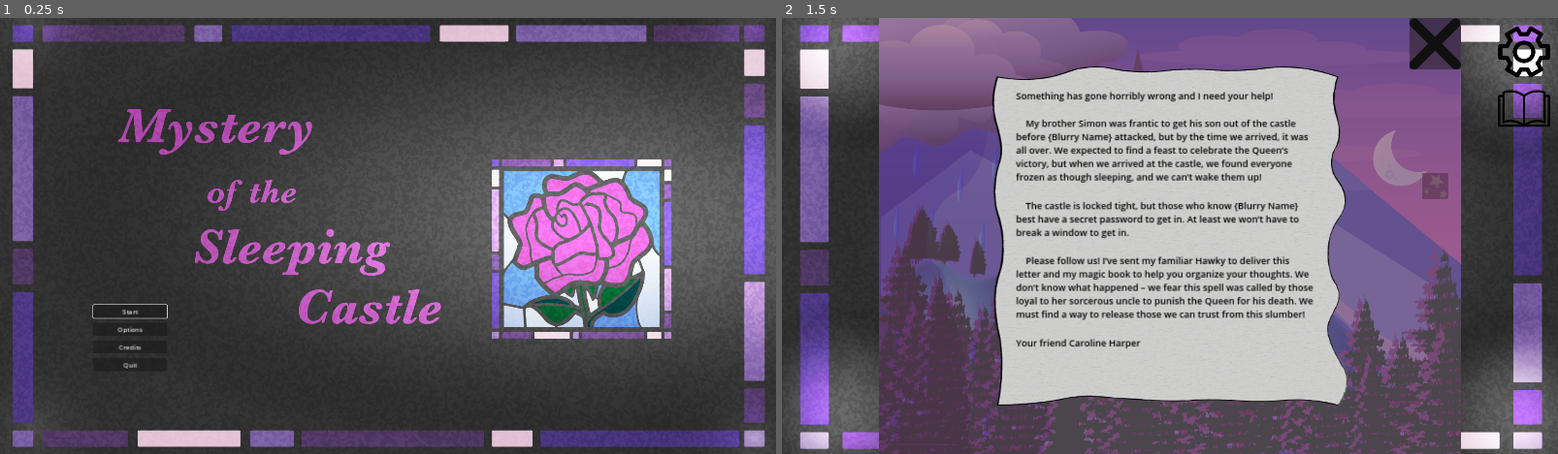
Above: before the commit, frames 1-2 (left to right).
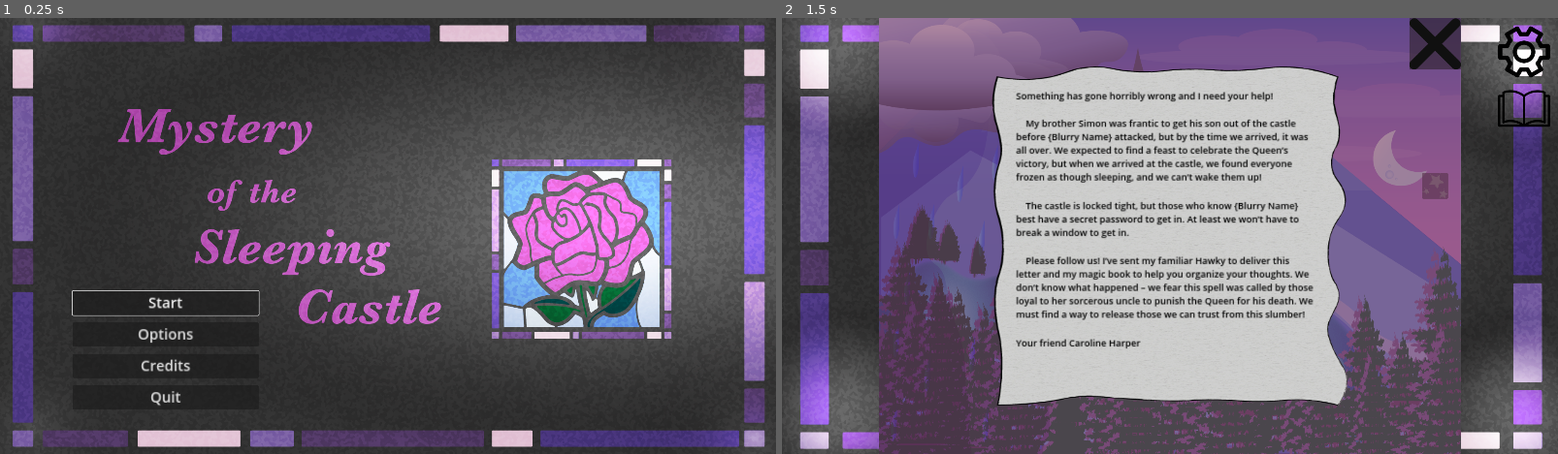
Above: after the commit, the same moments.

Repository: hwfwalton/SleepingCastleAlpha
Game: Godot game, scene res://root.tscn
Two runs of this game, one before a commit and one after it. Both use one fixed random seed, a clock stepped at 60 frames per second and the inputs below.
Inputs (mouse positions are in pixels of both pictures, inside the frame that each line leads up to):
- Up to frame 1 (0.25 s): no input
- Up to frame 2 (1.5 s): click "Start" at 0.5 s; click (1092, 297) at 1.25 s

The runs differ from the first frame. In frame 1, 0.6% of the frame differs, in the area x 9-34%, y 62-89%; in frame 2, nothing differs.

Commit message:
Make MainMenu buttons bigger for better scaling

Diff:
--- a/main_menu.tscn
+++ b/main_menu.tscn
@@ -18,39 +18,40 @@
 offset = Vector2(960, 540)
 
 [node name="MarginContainer" type="MarginContainer" parent="."]
-custom_minimum_size = Vector2(200, 0)
+custom_minimum_size = Vector2(500, 0)
 layout_mode = 1
 anchors_preset = -1
-anchor_left = 0.234
-anchor_top = 0.649
-anchor_right = 0.272
-anchor_bottom = 0.649
-offset_left = -238.08
-offset_top = 37.4
-offset_right = -88.08
-offset_bottom = 194.4
+anchor_top = 1.0
+anchor_bottom = 1.0
+offset_left = 160.0
+offset_bottom = -90.0
 grow_vertical = 0
 theme = ExtResource("2_rnp50")
 
 [node name="VBoxContainer" type="VBoxContainer" parent="MarginContainer"]
 layout_mode = 2
+theme_override_constants/separation = 18
 
 [node name="StartButton" type="Button" parent="MarginContainer/VBoxContainer"]
 layout_mode = 2
 focus_neighbor_top = NodePath("../QuitButton")
+theme_type_variation = &"MainMenuButtons"
 text = "Start"
 
 [node name="OptionsButton" type="Button" parent="MarginContainer/VBoxContainer"]
 layout_mode = 2
+theme_type_variation = &"MainMenuButtons"
 text = "Options"
 
 [node name="CreditsButton" type="Button" parent="MarginContainer/VBoxContainer"]
 layout_mode = 2
+theme_type_variation = &"MainMenuButtons"
 text = "Credits"
 
 [node name="QuitButton" type="Button" parent="MarginContainer/VBoxContainer"]
 layout_mode = 2
 focus_neighbor_bottom = NodePath("../StartButton")
+theme_type_variation = &"MainMenuButtons"
 text = "Quit"
 
 [connection signal="ready" from="." to="." method="_on_ready"]
--- a/themes/game_theme.tres
+++ b/themes/game_theme.tres
@@ -33,6 +33,8 @@
 ClueItemMargins/constants/margin_top = 2
 ClueLetterText/base_type = &"Node"
 ClueLetterText/colors/default_color = Color(0, 0, 0, 1)
+MainMenuButtons/base_type = &"Button"
+MainMenuButtons/font_sizes/font_size = 36
 MarginContainer/constants/margin_bottom = 20
 MarginContainer/constants/margin_left = 20
 MarginContainer/constants/margin_right = 20
